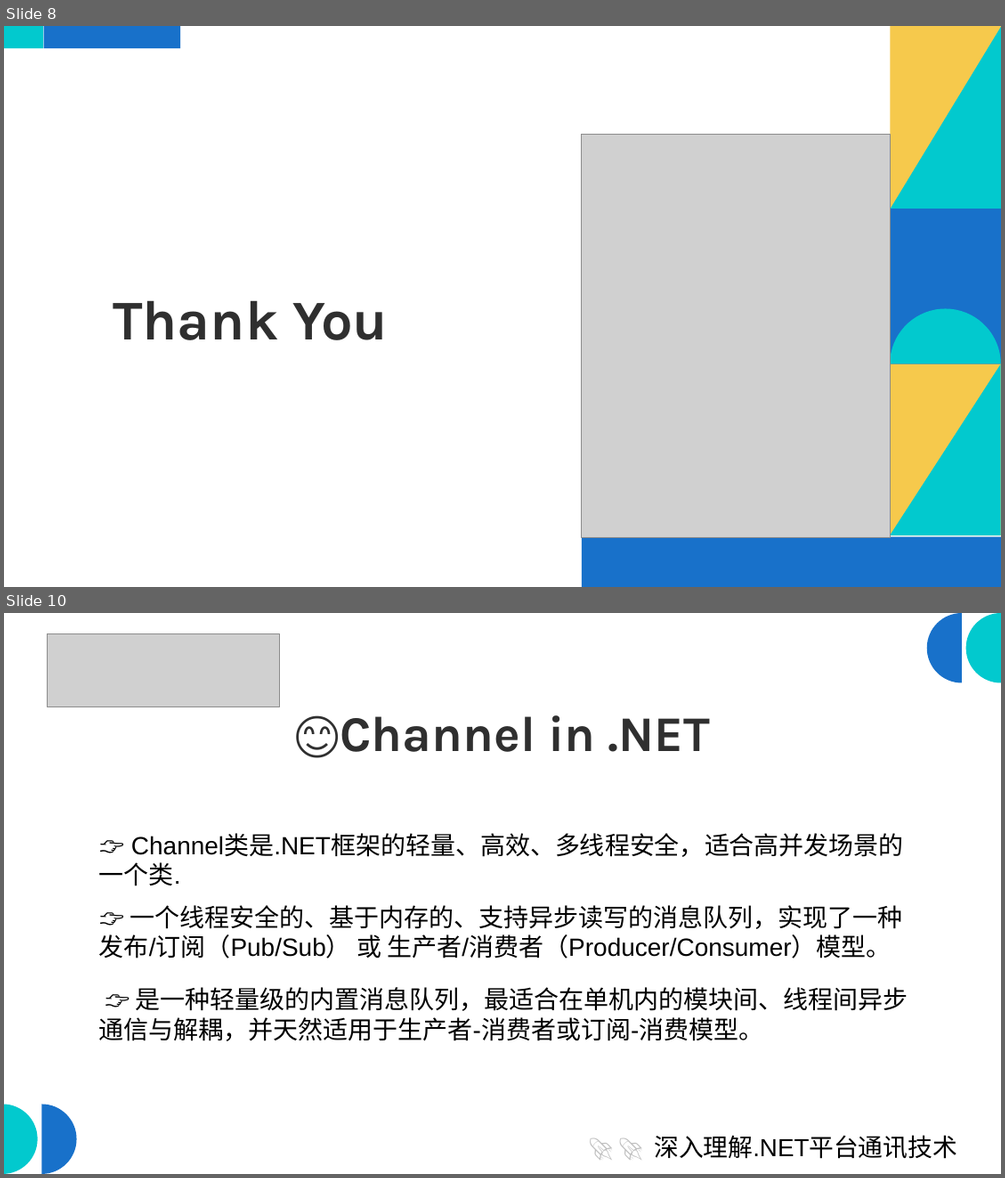
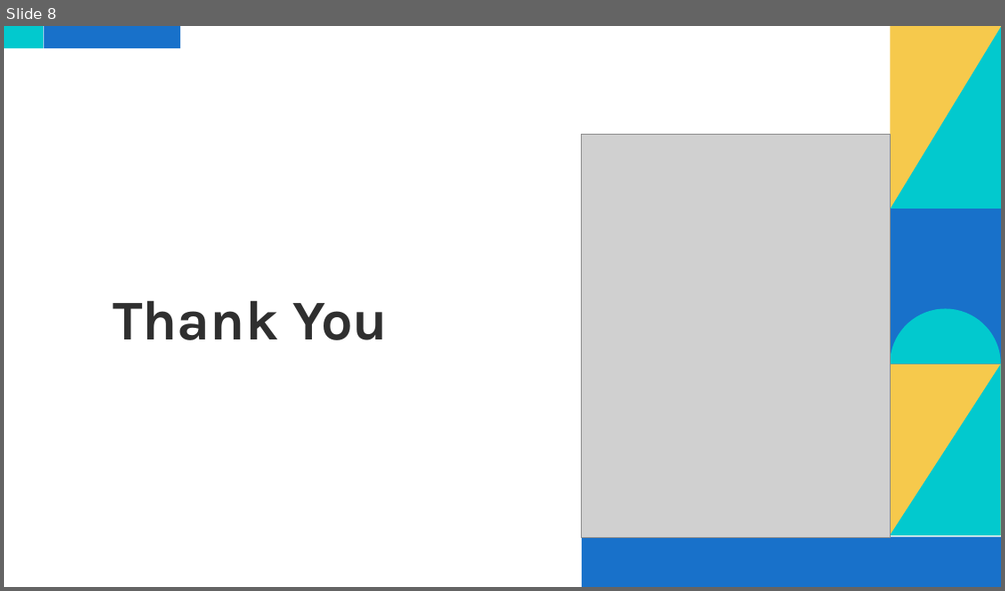
Before and after one commit to scottfly189/dotnet_net_course, a slide deck: src/9.http_streaming/http_streaming.odp. Shown one above the other, each under a label of ours: slides 8 and 10 before the commit, slide 8 after it; the slides between them are not shown. The pictures are 1005x1178 and 1005x591 pixels, drawn with LibreOffice and Linux fonts; fonts in the diff are those of the drawing; grey boxes stand for pictures. Boxes give left, top, right and bottom in pixels: in the first picture for what was removed or moved away, otherwise in the second. Text is boxed around its words. In the diff, an @@ line names an element or a change of style, - is before the commit and + after.

```diff
--- a/src/9.http_streaming/http_streaming.odp
+++ b/src/9.http_streaming/http_streaming.odp
@@ slide 10 removed at [4,613,1001,1174], background #FFFFFF @@
@@ picture removed at [47,633,279,706] @@
@@ freeform shape removed at [926,613,962,682] @@
@@ freeform shape removed at [966,613,1001,682] @@
@@ title removed at [340,715,711,752] @@
-😊Channel in .NET
@@ text removed at [99,833,908,1041] @@
-👉 Channel类是.NET框架的轻量、高效、多线程安全，适合高并发场景的一个类.
-👉 一个线程安全的、基于内存的、支持异步读写的消息队列，实现了一种发布/订阅（Pub/Sub） 或 生产者/消费者（Producer/Consumer）模型。
-👉 是一种轻量级的内置消息队列，最适合在单机内的模块间、线程间异步通信与解耦，并天然适用于生产者-消费者或订阅-消费模型。
@@ freeform shape removed at [4,1103,38,1173] @@
@@ freeform shape removed at [41,1103,76,1173] @@
@@ subtitle removed at [654,1135,956,1159] @@
-🚀 🚀 深入理解.NET平台通讯技术
```
Also in this commit, not shown: 4 slides changed, 3 slides added, 4 other slides removed, 1 other file.
